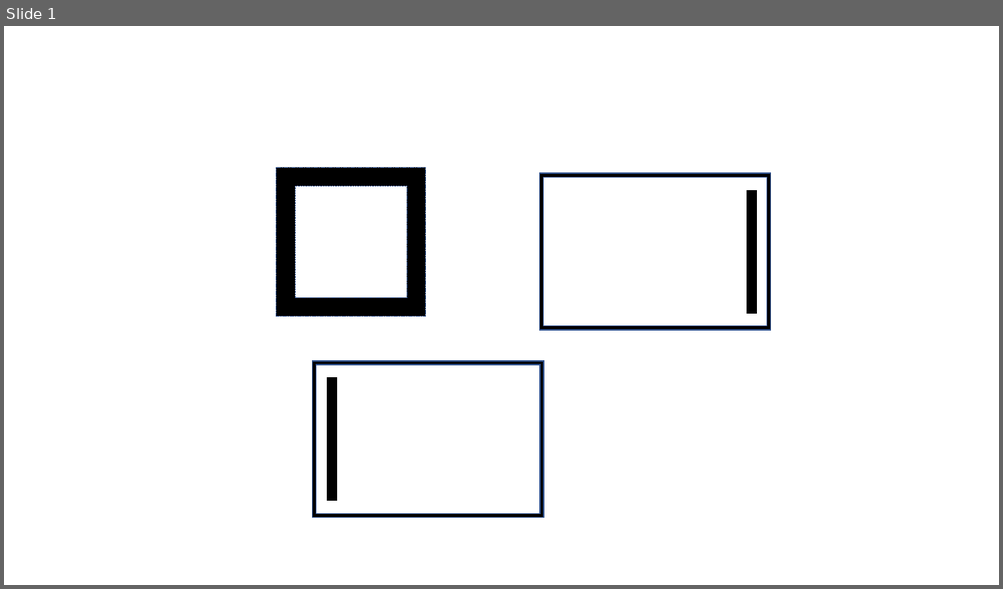
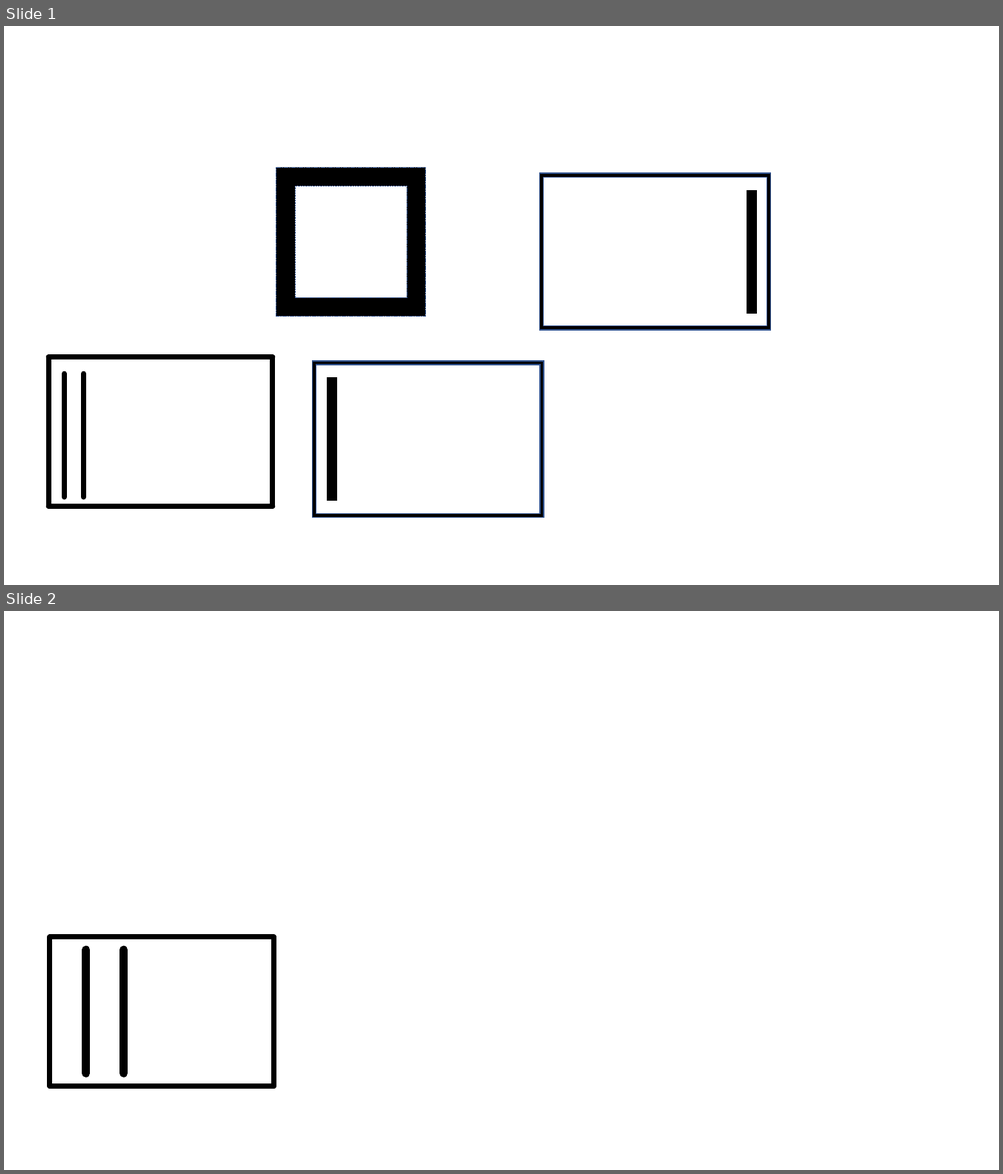
Before and after one commit to welsberr/Avida-ED-Eco, a slide deck: images/Avida-ED-Eco-Buttons.pptx. Shown one above the other, each under a label of ours: slide 1 before the commit, slides 1 and 2 after it. The pictures are 1003x589 and 1003x1174 pixels, drawn with LibreOffice and Linux fonts; fonts in the diff are those of the drawing. Boxes give left, top, right and bottom in pixels: in the first picture for what was removed or moved away, otherwise in the second. Text is boxed around its words. In the diff, an @@ line names an element or a change of style, - is before the commit and + after.

```diff
--- a/images/Avida-ED-Eco-Buttons.pptx
+++ b/images/Avida-ED-Eco-Buttons.pptx
@@ slide 2 added at bbox=[4, 611, 999, 1170], background #FFFFFF @@
@@ line added from (50, 937) to (274, 937), #000000 5 pt @@
@@ line added from (50, 1086) to (50, 937), #000000 5 pt @@
@@ line added from (274, 1086) to (274, 937), #000000 5 pt @@
@@ line added from (86, 951) to (86, 1073), #000000 8 pt @@
@@ line added from (123, 951) to (123, 1073), #000000 8 pt @@
@@ line added from (50, 1086) to (274, 1086), #000000 5 pt @@
@@ slide 1 changed as well @@
@@ group added at bbox=[48, 358, 273, 506]: 6 lines @@
```
Also in this commit, not shown: 10 other files.
